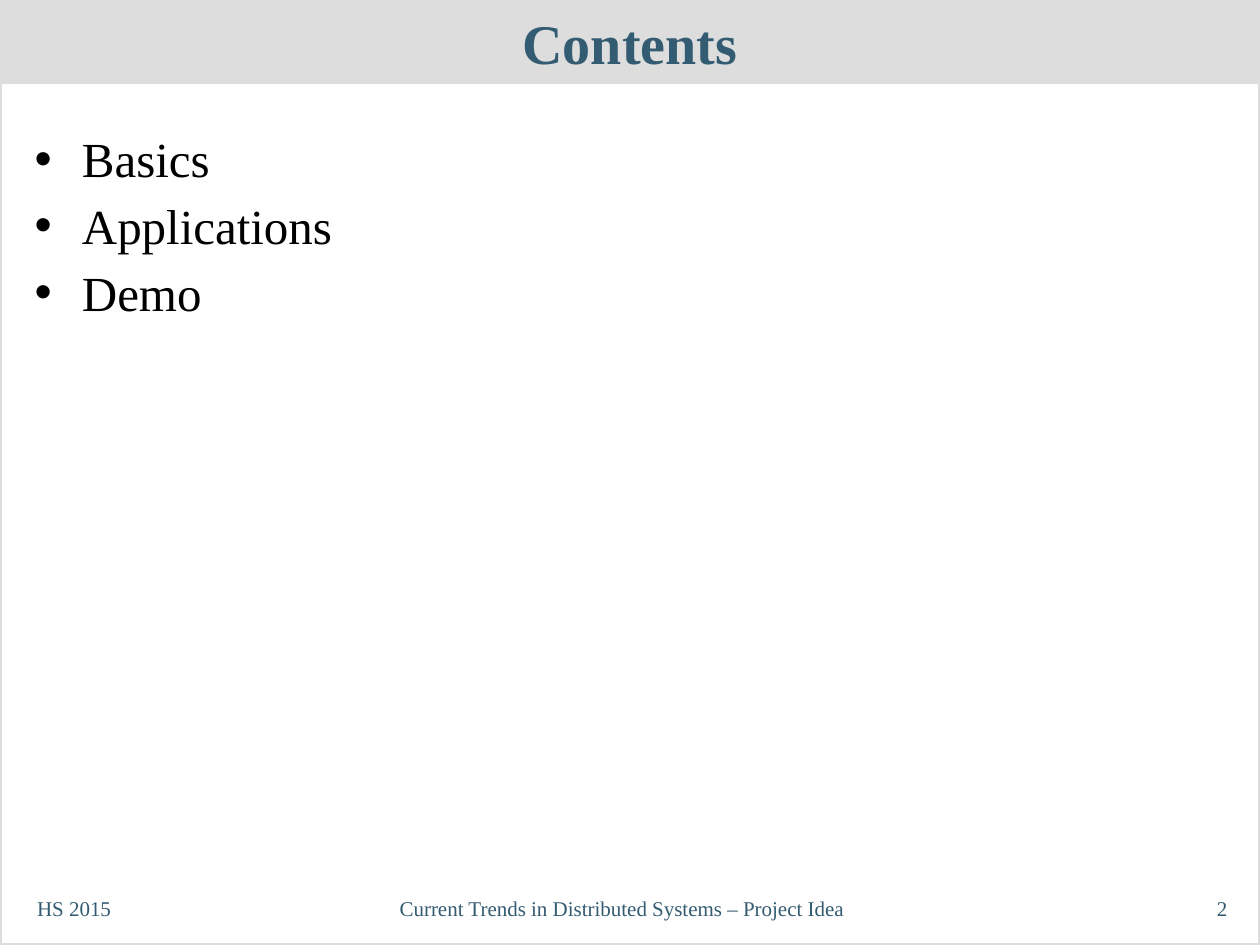
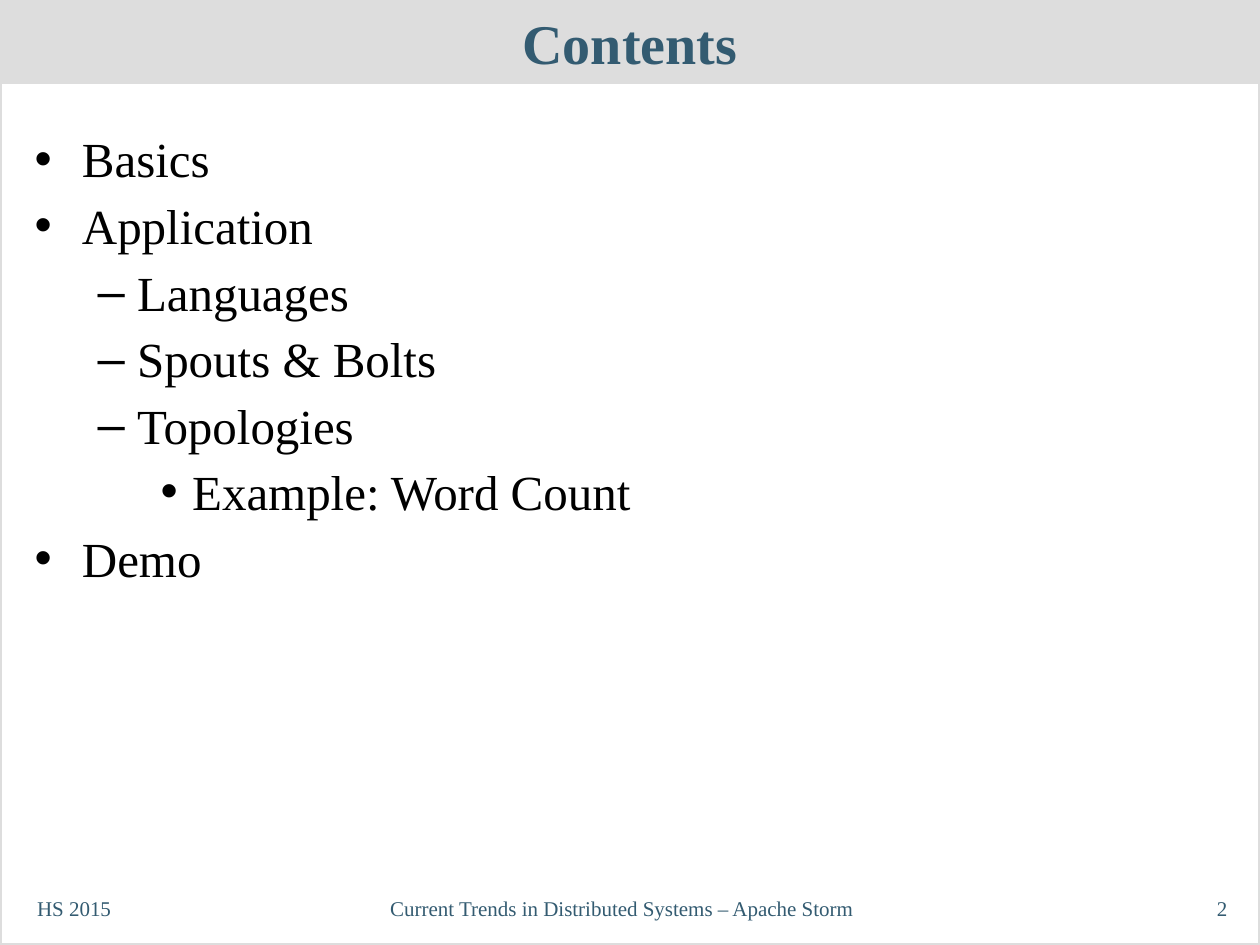
Before and after one commit to philipp-oldenburg/ctds-storm, a slide deck: slide 2 of Storm-Referat/CT-Präsentation - Simon.odp. Drawn at 1260x945 pixels with LibreOffice and Linux fonts; fonts in the diff are those of the drawing. Boxes give left, top, right and bottom in pixels: in the first picture for what was removed or moved away, otherwise in the second. Text is boxed around its words. In the diff, an @@ line names an element or a change of style, - is before the commit and + after.

```diff
--- a/Storm-Referat/CT-Präsentation - Simon.odp
+++ b/Storm-Referat/CT-Präsentation - Simon.odp
@@ text at bbox=[82, 210, 631, 520]: text changed @@
-• Applications
+• Application
+  – Languages
+  – Spouts & Bolts
+  – Topologies
+    • Example: Word Count
@@ text at bbox=[390, 901, 853, 921]: text changed @@
-Current Trends in Distributed Systems – Project Idea
+Current Trends in Distributed Systems – Apache Storm
```
Also in this commit, not shown: 16 slides added.
